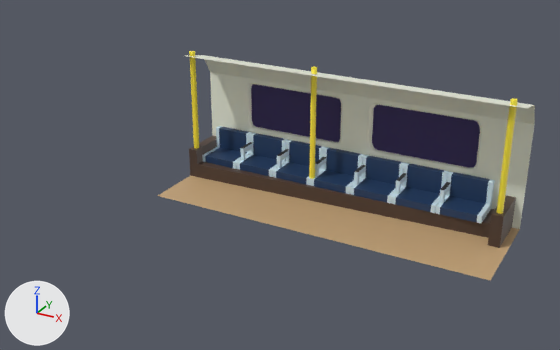
One commit to the Blender file BlenderFiles/Underground/Train_interior.blend: the scene before it, then after it.
Rendered twice from a 50 mm camera at (5.5, -12.98, 6.51) aimed at (-0.81, -1.52, 0.78). The lights are fixed; the arrows at lower left show +X, +Y and +Z. The older version comes first.
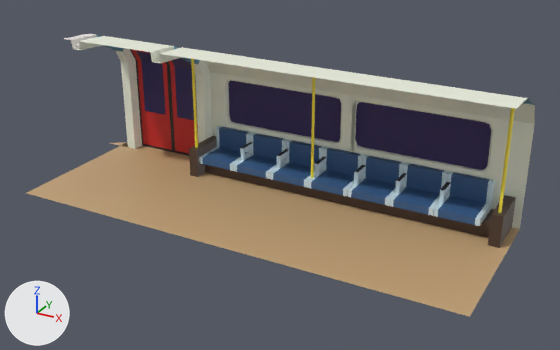
What changed in the scene script:
```text
Change me_plane:
    used by ob_plane; location = (0.0, 0.0, 0.0)
    remove me_plane.from_pydata(...)  # 583 vertices, 532 faces; spans x -3.29..3.29, y -2.01..0.12, z 0.0..2.62
    add me_plane.from_pydata(...)  # 655 vertices, 591 faces; spans x -6.02..3.29, y -3.16..0.12, z 0.0..2.78
    me_plane part 1
    1 vertex is removed from x -3.29, y -0.93, z 2.56
    5 faces are deleted
    56 vertices in x -3.1..2.74, y -0.68, z 0.28..0.42 move by (0.0, -0.11, 0.0)
    15 vertices in x -2.41..-2.25, y 0.0..0.12, z 0.89..1.92 move by (-0.55, 0.0, 0.0)
    12 vertices in x 2.23..2.41, y 0.0..0.12, z 0.94..1.88 move by (0.21, 0.0, 0.0)
    12 vertices in x 0.28..0.42, y 0.0..0.12, z 0.92..1.92 move by (-0.35, 0.0, 0.0)
    8 vertices in x 2.27..2.36, y 0.0..0.12, z 0.89..1.92 move by (0.2, 0.0, 0.0)
    7 vertices in x 0.28..0.46, y 0.0..0.12, z 0.94..1.88 move by (-0.36, 0.0, 0.0)
    66 vertices move from x -3.29..3.29, y -2.01..0.12, z 0.0..2.62 to x -3.29..3.29, y -3.16..0.12, z 0.0..2.73
    47 vertices are added at x -6.02..-3.13, y -3.16..0.0, z 0.0..2.78
    6 new vertices lie (0.0, -0.75, 0.05) away from vertices in x -3.1..3.29, y -0.93, z 2.56
    9 new vertices lie (0.2, 0.0, 0.0) away from vertices in x -5.44, y -3.16..0.0, z 0.0..2.59
    6 new vertices lie (0.0, 0.25, 0.0) away from vertices in x -5.44..-5.24, y -0.25, z 0.28..2.0
    5 new vertices lie (-0.22, 0.0, 0.0) away from vertices in x -5.44, y -3.16..0.0, z 0.0..2.0
    64 new faces join them, mat_material_001 (picture img_palette2025_psd)
    me_plane part 2: 89 kept faces spanning x -3.1..3.29, y -0.93..-0.01, z 0.28..2.73 get new texture (UV) coordinates
Add me_plane_001:
    me_plane_001.from_pydata(...)  # 120 vertices, 116 faces; spans x -5.24..-3.48, y -0.25..0.07, z 0.0..2.45
    # faces by material slot: [108, 8]
    me_plane_001.materials.append(mat_material_001)  # picture img_palette2025_psd
    me_plane_001.materials.append(mat_glass)  # dark blue #30245f
Add ob_plane_001:
    ob_plane_001 = bpy.data.objects.new('Plane.001', me_plane_001)
    ob_plane_001.location = (0.0, 0.0, 0.0)
```

Boxes [x1, y1, x2, y2] around the edits, measured in the pictures (560 x 350 px; the box of a moved part takes in the faces that stretch with it):
'Plane', reshaped (35% wider, 23% taller): before [158, 51, 535, 281]; after [27, 34, 535, 317]
'Plane.001', added: after [130, 49, 198, 156]
    faces in mat_material_001 (picture img_palette2025_psd): [130, 49, 198, 156]
    faces in mat_glass (dark blue #30245f): [136, 51, 197, 120]
part 1 of me_plane, moved or reshaped: before [158, 51, 526, 281]; after [27, 34, 527, 317]
part 2 of me_plane, surface changed: before [193, 56, 533, 223]; after [202, 98, 534, 225]
